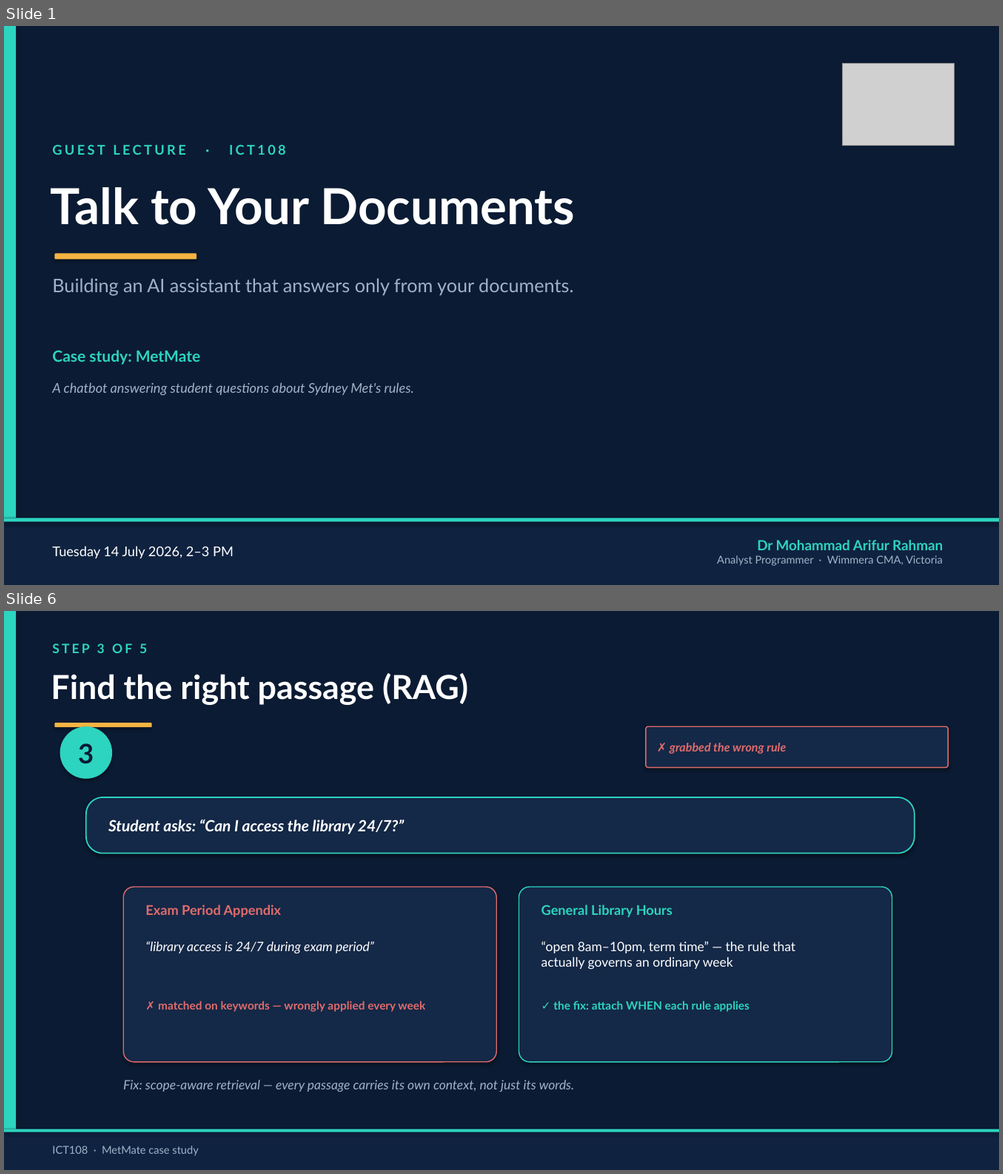
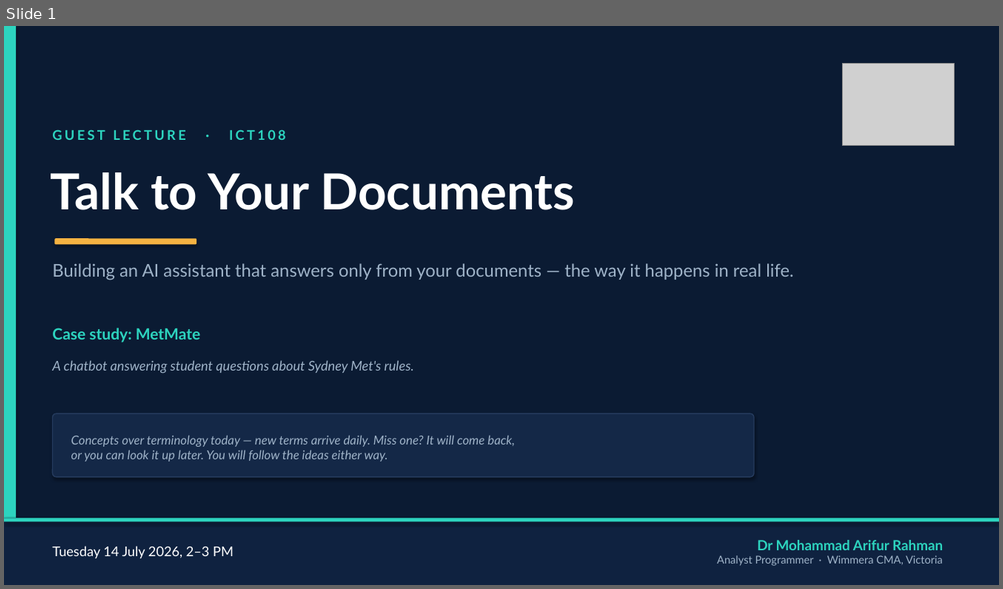
Before and after one commit to arifwcma/induction, a slide deck: lecture/deck.pptx. Shown one above the other, each under a label of ours: slides 1 and 6 before the commit, slide 1 after it; the slides between them are not shown. The pictures are 1003x1174 and 1003x589 pixels, drawn with LibreOffice and Linux fonts; fonts in the diff are those of the drawing; grey boxes stand for pictures. Boxes give left, top, right and bottom in pixels: in the first picture for what was removed or moved away, otherwise in the second. Text is boxed around its words. In the diff, an @@ line names an element or a change of style, - is before the commit and + after.

```diff
--- a/lecture/deck.pptx
+++ b/lecture/deck.pptx
@@ slide 6 removed at [4,611,999,1170], background #FFFFFF @@
@@ rectangle removed at [4,611,999,1170] @@
@@ rectangle removed at [4,611,16,1170] @@
@@ text removed at [52,644,147,653] @@
-STEP 3 OF 5
@@ text removed at [51,673,468,705] @@
-Find the right passage (RAG)
@@ rounded rectangle removed at [55,723,152,727] @@
@@ ellipse removed at [60,726,112,779] @@
-3
@@ rounded rectangle removed at [646,726,948,768] @@
@@ text removed at [669,743,785,754] @@
-✗ grabbed the wrong rule
@@ rounded rectangle removed at [86,797,914,854] @@
@@ text removed at [108,820,404,834] @@
-Student asks: “Can I access the library 24/7?”
@@ rounded rectangle removed at [123,887,496,1062] @@
@@ rounded rectangle removed at [519,887,892,1062] @@
@@ text removed at [145,905,282,917] @@
-Exam Period Appendix
@@ text removed at [541,905,672,917] @@
-General Library Hours
@@ text removed at [145,942,374,954] @@
-“library access is 24/7 during exam period”
@@ text removed at [541,941,795,969] @@
-“open 8am–10pm, term time” — the rule that
-actually governs an ordinary week
@@ text removed at [158,1001,425,1012] @@
-✗ matched on keywords — wrongly applied every week
@@ text removed at [553,1001,749,1012] @@
-✓ the fix: attach WHEN each rule applies
@@ text removed at [123,1080,575,1092] @@
-Fix: scope-aware retrieval — every passage carries its own context, not just its words.
@@ rectangle removed at [4,1130,999,1170] @@
@@ rectangle removed at [4,1130,999,1133] @@
@@ text removed at [52,1146,198,1156] @@
-ICT108 · MetMate case study
@@ slide 1 changed as well @@
@@ 2 texts, 1 rounded rectangle: place and size @@
-2 texts, 1 rounded rectangle at [50,144,575,260]
+2 texts, 1 rounded rectangle at [50,130,575,244]
@@ text at [52,264,794,281]: text changed; size 18 to 17 pt @@
-Building an AI assistant that answers only from your documents.
+Building an AI assistant that answers only from your documents — the way it happens in real life.
@@ text "Case study: MetMate": place and size @@
-text "Case study: MetMate" at [52,350,200,365]
+text "Case study: MetMate" at [52,328,200,343]
@@ text "A chatbot answering student questions ...": place and size @@
-text "A chatbot answering student questions ..." at [52,383,414,396]
+text "A chatbot answering student questions ..." at [52,360,414,374]
@@ rounded rectangle added at [53,414,754,477], fill #142847, outline #253B5E 1 pt @@
@@ text added at [71,435,515,462], 12 pt, text #9FB3C8, italic @@
+Concepts over terminology today — new terms arrive daily. Miss one? It will come back,
+or you can look it up later. You will follow the ideas either way.
```
Also in this commit, not shown: 2 other slides changed, 10 slides added, 5 other slides removed, 3 other files.
